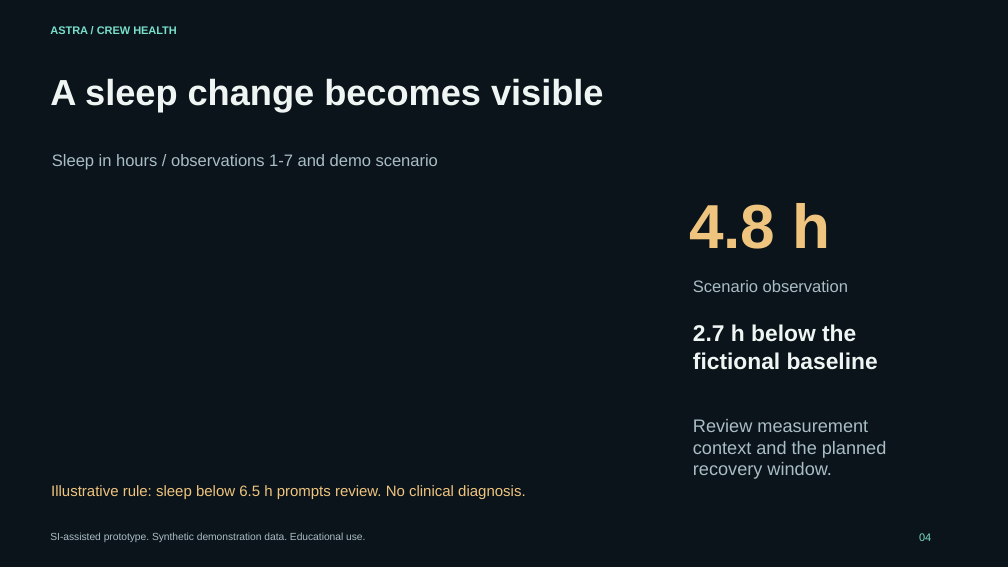
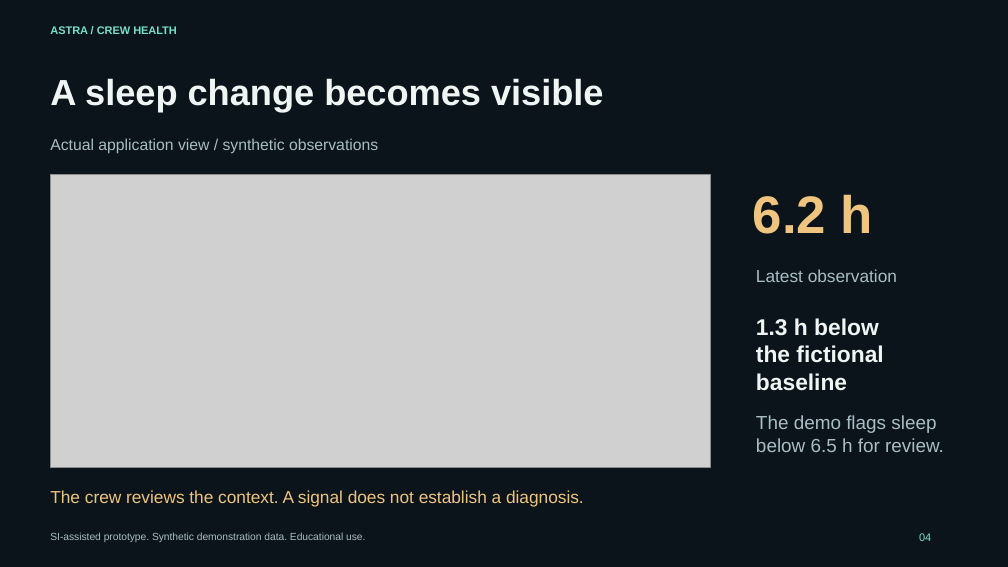
Before and after one commit to YoussoufHard/astra-crew-health, a slide deck: slide 4 of presentation/ASTRA-Presentation.pptx. Drawn at 1008x567 pixels with LibreOffice and Linux fonts; fonts in the diff are those of the drawing; grey boxes stand for pictures. Boxes give left, top, right and bottom in pixels: in the first picture for what was removed or moved away, otherwise in the second. Text is boxed around its words. In the diff, an @@ line names an element or a change of style, - is before the commit and + after.

Commit message:
Polish responsive navigation and add real screenshots to the jury deck

```diff
--- a/presentation/ASTRA-Presentation.pptx
+++ b/presentation/ASTRA-Presentation.pptx
@@ text at (50,138,378,154): text changed; size 15.8 to 15 pt @@
-Sleep in hours / observations 1-7 and demo scenario
+Actual application view / synthetic observations
@@ picture added at (51,175,711,468) @@
@@ text at (753,194,873,234): text changed; size 59.2 to 50.2 pt @@
-4.8 h
+6.2 h
@@ text at (756,269,897,282): text changed; size 15.8 to 16.5 pt @@
-Scenario observation
+Latest observation
@@ text at (756,318,883,391): text changed @@
-2.7 h below the fictional baseline
+1.3 h below
+the fictional baseline
@@ text at (756,415,944,452): text changed; size 17.2 to 18 pt @@
-Review measurement context and the planned recovery window.
+The demo flags sleep below 6.5 h for review.
@@ text at (50,490,584,507): text changed; size 14.2 to 16.5 pt @@
-Illustrative rule: sleep below 6.5 h prompts review. No clinical diagnosis.
+The crew reviews the context. A signal does not establish a diagnosis.
```
Also in this commit, not shown: 1 other slide changed, 1 slide added, 1 slide removed, 8 other files.
